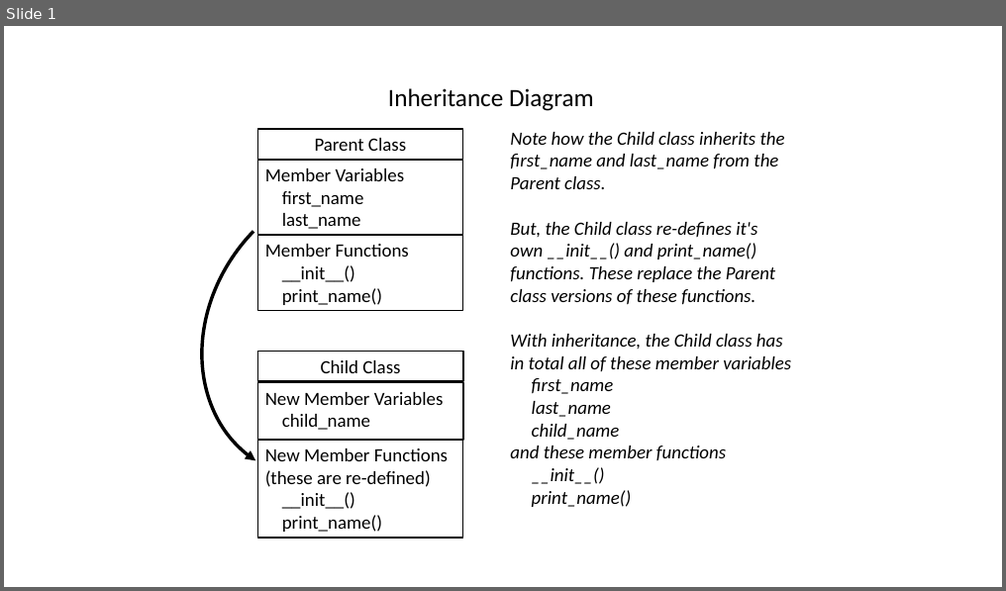
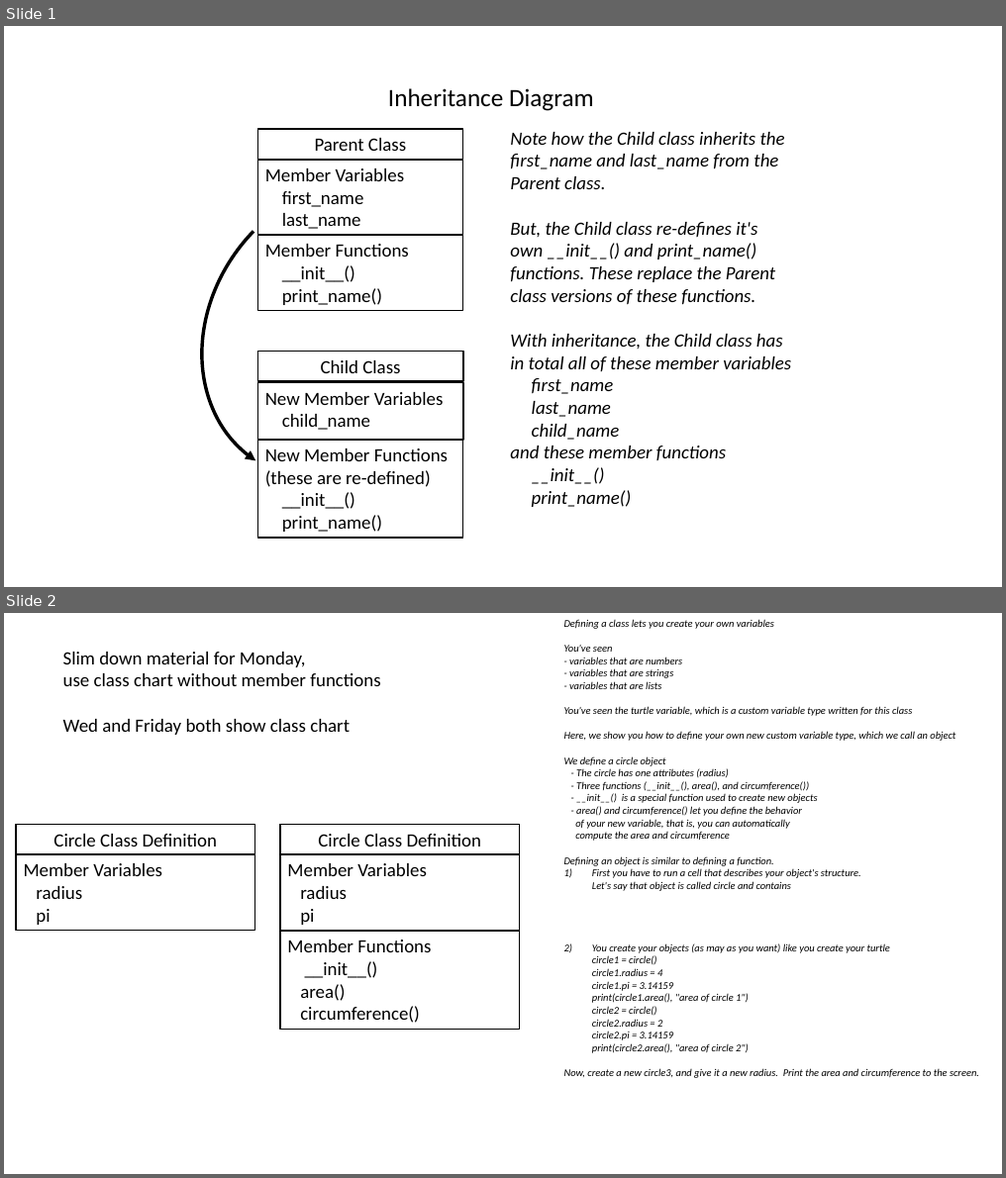
Before and after one commit to jbschroder/CS108, a slide deck: lecture_images/inheritance.pptx. Shown one above the other, each under a label of ours: slide 1 before the commit, slides 1 and 2 after it. The pictures are 1006x591 and 1006x1178 pixels, drawn with LibreOffice and Linux fonts; fonts in the diff are those of the drawing. Boxes give left, top, right and bottom in pixels: in the first picture for what was removed or moved away, otherwise in the second. Text is boxed around its words. In the diff, an @@ line names an element or a change of style, - is before the commit and + after.

Commit message:
adding a few more images for classes

```diff
--- a/lecture_images/inheritance.pptx
+++ b/lecture_images/inheritance.pptx
@@ slide 2 added at <box>4,613,1002,1174</box>, background #FFFFFF @@
@@ text added at <box>564,619,979,1078</box>, 10 pt, text #000000, italic @@
+Defining a class lets you create your own variables
+You've seen
+- variables that are numbers
+- variables that are strings
+- variables that are lists
+You've seen the turtle variable, which is a custom variable type written for this class
+Here, we show you how to define your own new custom variable type, which we call an object
+We define a circle object
+- The circle has one attributes (radius)
+- Three functions (__init__(), area(), and circumference())
+- __init__() is a special function used to create new objects
+- area() and circumference() let you define the behavior
+of your new variable, that is, you can automatically
+compute the area and circumference
+Defining an object is similar to defining a function.
+1) First you have to run a cell that describes your object's structure.
+   Let's say that object is called circle and contains
+2) You create your objects (as may as you want) like you create your turtle
+   circle1 = circle()
+   circle1.radius = 4
+   circle1.pi = 3.14159
+   print(circle1.area(), "area of circle 1")
+   circle2 = circle()
+   circle2.radius = 2
+   circle2.pi = 3.14159
+   print(circle2.area(), "area of circle 2")
+Now, create a new circle3, and give it a new radius. Print the area and circumference to the screen.
@@ text added at <box>63,652,380,735</box>, 18 pt, text #000000 @@
+Slim down material for Monday,
+use class chart without member functions
+Wed and Friday both show class chart
@@ rectangle added at <box>16,825,255,855</box>, outline #000000 1.5 pt, 18 pt, text #000000 @@
+Circle Class Definition
@@ rectangle added at <box>280,825,520,855</box>, outline #000000 1.5 pt, 18 pt, text #000000 @@
+Circle Class Definition
@@ rectangle added at <box>16,855,255,931</box>, outline #000000 1.5 pt, 18 pt, text #000000 @@
+Member Variables
+radius
+pi
@@ rectangle added at <box>280,855,520,931</box>, outline #000000 1.5 pt, 18 pt, text #000000 @@
+Member Variables
+radius
+pi
@@ rectangle added at <box>280,931,520,1029</box>, outline #000000 1.5 pt, 18 pt, text #000000 @@
+Member Functions
+__init__()
+area()
+circumference()
```
Also in this commit, not shown: 2 other files.
